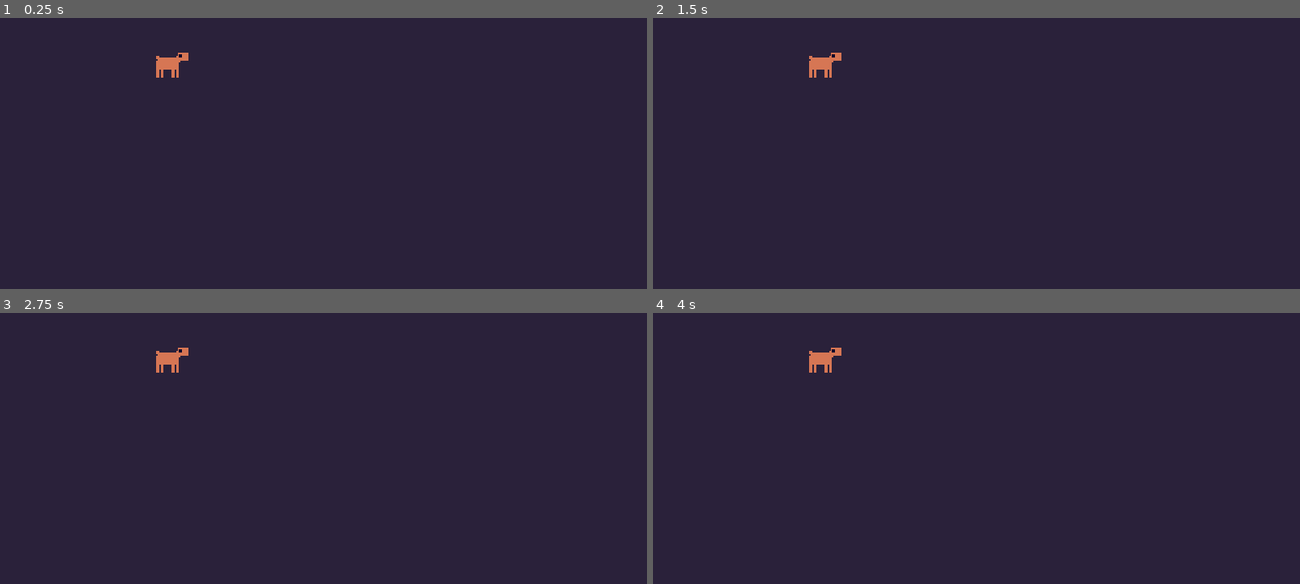
Above: before the commit, frames 1-4 (two rows, left to right).
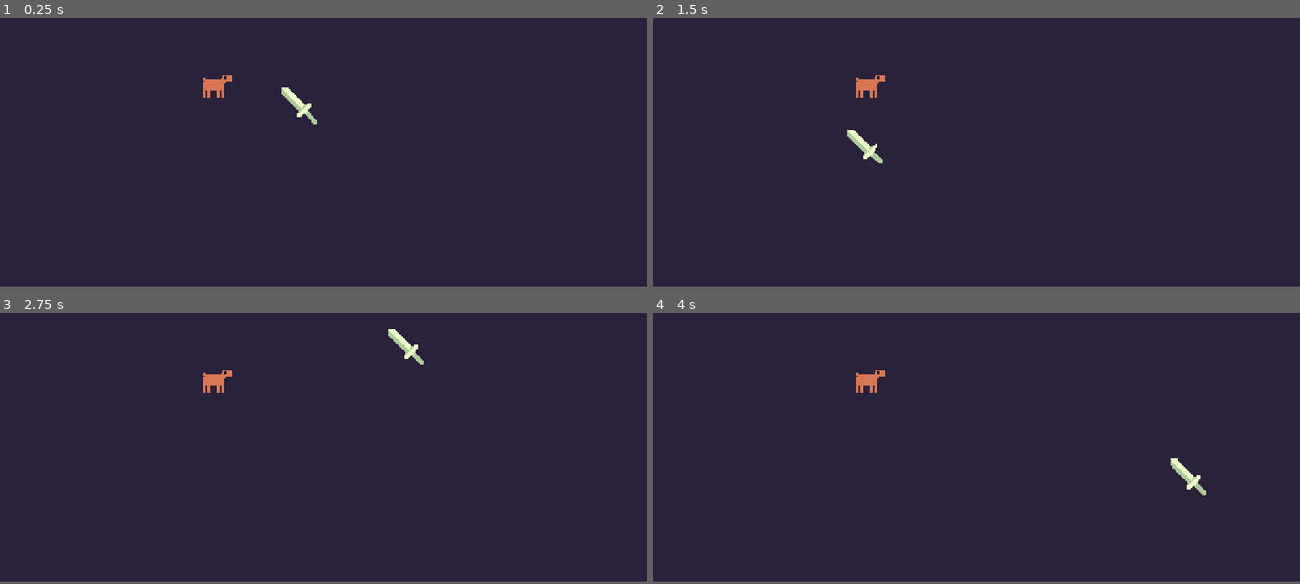
Above: after the commit, the same moments.

Repository: jefvel/ld56
Game: Godot game, scene res://main.tscn
Same seed, same stepped clock (60 frames per second), same inputs: the game is played once before the commit and once after it.
Inputs (mouse positions are in pixels of both pictures, inside the frame that each line leads up to):
- Up to frame 1 (0.25 s): no input
- Up to frame 2 (1.5 s): tap Enter at 0.5 s; move the mouse to (1118, 93) at 0.52 s; tap Space at 1.25 s; move the mouse to (847, 129) at 1.27 s
- Up to frame 3 (2.75 s): tap Enter at 2 s; move the mouse to (388, 329) at 2.02 s
- Up to frame 4 (4 s): tap Space at 2.75 s; move the mouse to (944, 478) at 2.77 s; tap Enter at 3.5 s; move the mouse to (1170, 459) at 3.52 s
In our replay, the window is 800x438 before the commit and 800x435 after it. These sizes can differ from the game's own. Grey fills any space a smaller window leaves; there, only what the larger window draws over its background counts as a difference.

The runs differ from the first frame. In frame 1, 0.7% of the frame differs, in the area x 24-49%, y 12-40%; in frame 2, 0.7%; in frame 3, 0.7%; in frame 4, 0.7%, in the area x 24-86%, y 12-68%.

Commit message:
delayed start cause cat had to go to the vet :(

Diff:
--- /dev/null
+++ b/creatures/creature.tscn
@@ -0,0 +1,26 @@
+[gd_scene load_steps=2 format=3 uid="uid://ksjmb1ab6vq8"]
+
+[ext_resource type="Texture2D" uid="uid://pgupbj4314re" path="res://creatures/creatura.png" id="1_mt5k5"]
+
+[node name="Creature" type="Node2D"]
+
+[node name="Sprite" type="Sprite2D" parent="."]
+texture_filter = 1
+texture = ExtResource("1_mt5k5")
+offset = Vector2(2, -16)
+metadata/_aseprite_wizard_config_ = {
+"i_mode": 1,
+"keep_anim_length": false,
+"layer": "",
+"o_ex_p": "",
+"o_folder": "",
+"o_name": "",
+"only_visible": true,
+"player": "",
+"slice": "",
+"source": "res://creatures/creatura.aseprite"
+}
+metadata/_aseprite_wizard_source_file_hash_ = "30a4039c332ff153a9601f4758b64f20"
+metadata/_aseprite_wizard_interface_config_ = {
+"layer_section": true
+}
--- /dev/null
+++ b/items/sword.gd
@@ -0,0 +1,26 @@
+extends Node2D
+
+var vel: Vector2;
+var dx:float = 0.0;
+
+@export var active: bool = true;
+@onready var sprite: Sprite2D = $Sprite
+
+
+func _physics_process(_delta: float) -> void:
+	var pos = get_viewport().get_mouse_position()
+	var d = (pos - position);
+
+	position += d * 0.5
+	dx += d.x * 0.03;
+	dx *= 0.5;
+	sprite.rotation = dx;
+	var max_rotation = .1;
+	sprite.rotation = clamp(sprite.rotation, -max_rotation, max_rotation)
+
+	if active:
+		Input.set_mouse_mode(Input.MOUSE_MODE_HIDDEN);
+	else:
+		Input.set_mouse_mode(Input.MOUSE_MODE_VISIBLE);
+
+	pass
--- /dev/null
+++ b/items/sword.tscn
@@ -0,0 +1,52 @@
+[gd_scene load_steps=5 format=3 uid="uid://qnstd2uc60y1"]
+
+[ext_resource type="Texture2D" uid="uid://ux2b5mxf1vel" path="res://items/sword.png" id="1_t3bl1"]
+[ext_resource type="Script" path="res://items/sword.gd" id="1_y3nuo"]
+
+[sub_resource type="Animation" id="Animation_5mdk5"]
+length = 0.1
+loop_mode = 1
+tracks/0/type = "value"
+tracks/0/imported = false
+tracks/0/enabled = true
+tracks/0/path = NodePath("Sprite:frame")
+tracks/0/interp = 1
+tracks/0/loop_wrap = false
+tracks/0/keys = {
+"times": PackedFloat32Array(0),
+"transitions": PackedFloat32Array(1),
+"update": 1,
+"values": [0]
+}
+
+[sub_resource type="AnimationLibrary" id="AnimationLibrary_yy1vx"]
+_data = {
+&"default": SubResource("Animation_5mdk5")
+}
+
+[node name="Sword" type="Node2D"]
+script = ExtResource("1_y3nuo")
+
+[node name="Sprite" type="Sprite2D" parent="."]
+texture_filter = 1
+position = Vector2(20, 20)
+texture = ExtResource("1_t3bl1")
+offset = Vector2(-4, -4)
+metadata/_aseprite_wizard_config_ = {
+"i_mode": -1,
+"keep_anim_length": false,
+"layer": "",
+"o_ex_p": "",
+"o_folder": "",
+"o_name": "",
+"only_visible": false,
+"player": "AnimationPlayer",
+"slice": "",
+"source": "res://items/sword.aseprite"
+}
+metadata/_aseprite_wizard_source_file_hash_ = "11a6fae0c17aae78fb2e608051ad4f8a"
+
+[node name="AnimationPlayer" type="AnimationPlayer" parent="."]
+libraries = {
+&"": SubResource("AnimationLibrary_yy1vx")
+}
--- a/main.tscn
+++ b/main.tscn
@@ -1,27 +1,13 @@
-[gd_scene load_steps=2 format=3 uid="uid://d3l567heoxfa4"]
+[gd_scene load_steps=3 format=3 uid="uid://d3l567heoxfa4"]
 
-[ext_resource type="Texture2D" uid="uid://dsqg420twq1ea" path="res://creatura.png" id="1_7i6js"]
+[ext_resource type="PackedScene" uid="uid://ksjmb1ab6vq8" path="res://creatures/creature.tscn" id="1_dcljv"]
+[ext_resource type="PackedScene" uid="uid://qnstd2uc60y1" path="res://items/sword.tscn" id="2_unyij"]
 
-[node name="Node2D" type="Node2D"]
+[node name="Game" type="Node2D"]
 
-[node name="Sprite2D" type="Sprite2D" parent="."]
-texture_filter = 1
-position = Vector2(108, 92)
-texture = ExtResource("1_7i6js")
-offset = Vector2(2, -16)
-metadata/_aseprite_wizard_config_ = {
-"i_mode": 1,
-"keep_anim_length": false,
-"layer": "",
-"o_ex_p": "",
-"o_folder": "",
-"o_name": "",
-"only_visible": true,
-"player": "",
-"slice": "",
-"source": "res://creatures/creatura.aseprite"
-}
-metadata/_aseprite_wizard_source_file_hash_ = "30a4039c332ff153a9601f4758b64f20"
-metadata/_aseprite_wizard_interface_config_ = {
-"layer_section": true
-}
+[node name="World" type="Node2D" parent="."]
+
+[node name="Creature" parent="World" instance=ExtResource("1_dcljv")]
+position = Vector2(151, 115)
+
+[node name="Sword" parent="." instance=ExtResource("2_unyij")]
--- a/project.godot
+++ b/project.godot
@@ -19,12 +19,13 @@
 
 [display]
 
-window/size/viewport_width=840
-window/size/viewport_height=460
+window/size/viewport_width=920
+window/size/viewport_height=500
 window/size/always_on_top=true
 window/stretch/mode="viewport"
 window/stretch/scale=2.0
 window/stretch/scale_mode="integer"
+window/dpi/allow_hidpi=false
 
 [editor_plugins]
 
Not shown, added: addons/PaletteTools/color_presets.cfg
Renamed: creatura.png -> creatures/creatura.png
Not shown, changed: creatures/creatura.png.import
Binary file added: items/sword.aseprite
Not shown, added: items/sword.aseprite.import
Binary file added: items/sword.png
Not shown, added: items/sword.png.import
